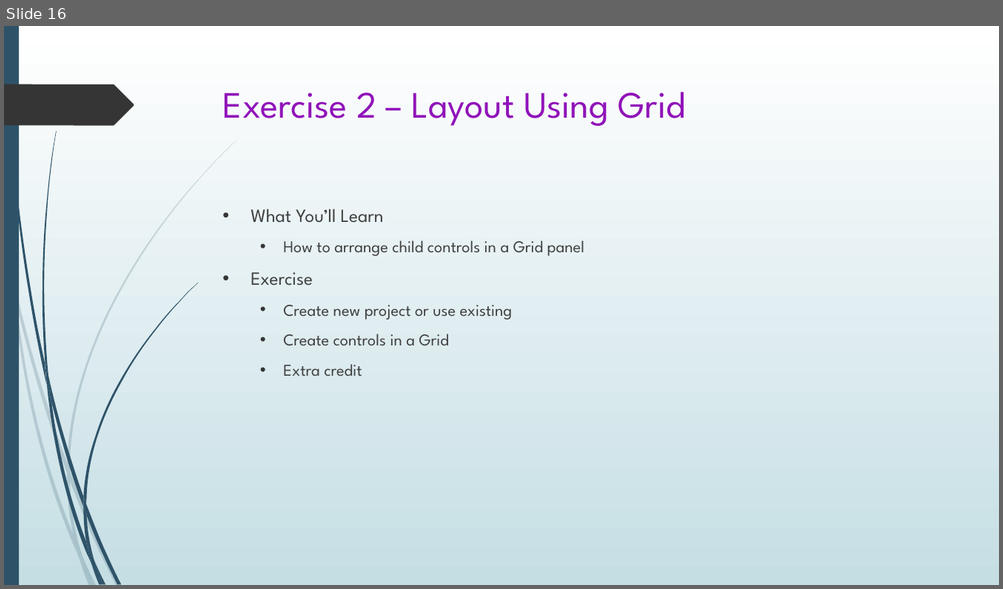
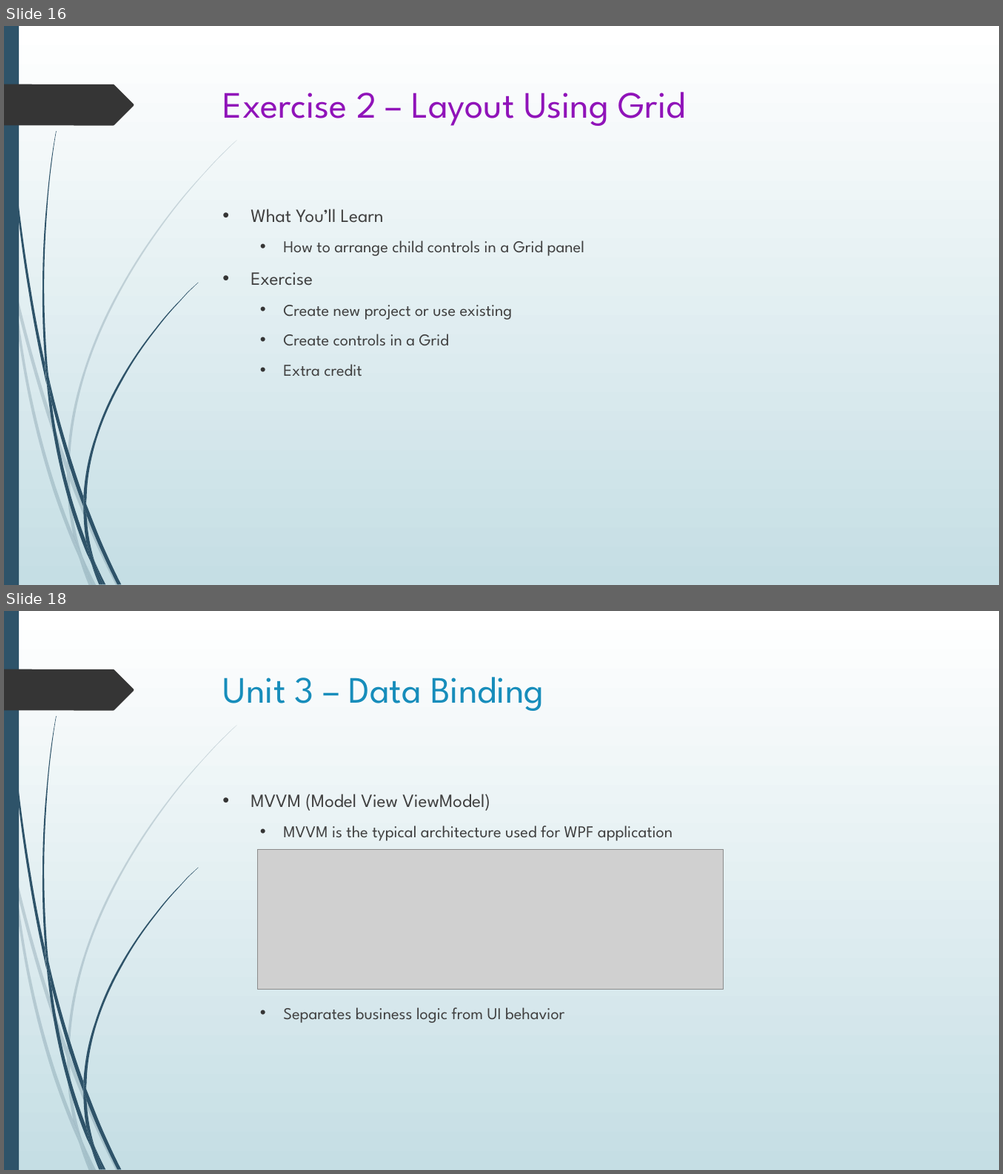
Before and after one commit to seanpsexton/wpf-workshop-solutions, a slide deck: WPF-Workshop-Sexton-Oct2023.pptx. Shown one above the other, each under a label of ours: slide 16 before the commit, slides 16 and 18 after it; the slides between them are not shown. The pictures are 1003x589 and 1003x1174 pixels, drawn with LibreOffice and Linux fonts; fonts in the diff are those of the drawing; grey boxes stand for pictures. Boxes give left, top, right and bottom in pixels: in the first picture for what was removed or moved away, otherwise in the second. Text is boxed around its words. In the diff, an @@ line names an element or a change of style, - is before the commit and + after.

Commit message:
Working on Unit 3

```diff
--- a/WPF-Workshop-Sexton-Oct2023.pptx
+++ b/WPF-Workshop-Sexton-Oct2023.pptx
@@ slide 18 added at [4,611,999,1170], background gradient #FFFFFF to #C5DEE5; not listed: 24 template elements that a slide beside it also shows @@
@@ title added at [223,677,543,711], 36 pt, text #178DBB @@
+Unit 3 – Data Binding
@@ text added at [250,794,672,1023], 16 pt, text #404040 @@
+• MVVM (Model View ViewModel)
+  • MVVM is the typical architecture used for WPF application
+  • Separates business logic from UI behavior
@@ picture added at [257,850,723,990] @@
```
Also in this commit, not shown: 6 other slides added, 1 other file.
